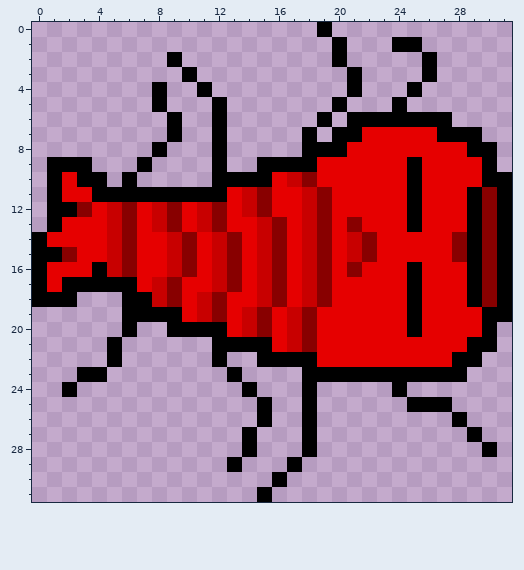
One commit to this pixel-art sprite: JTD/hummer_000_003.png. That is the earlier state.
The file is 32x32 pixels.
New version:
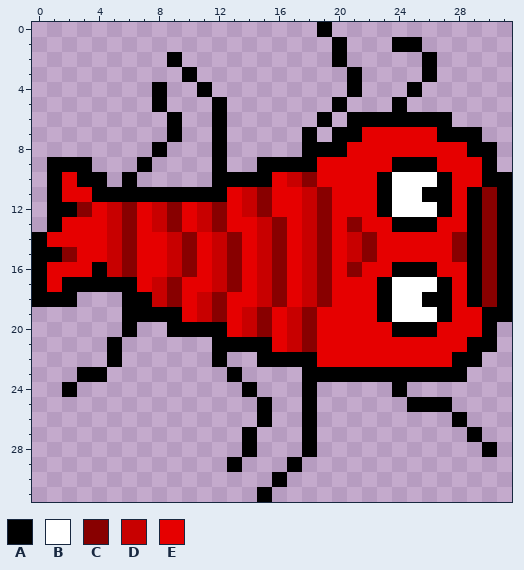
Palette (. is transparent): A #000000  B #ffffff  C #880000  D #c80000  E #e60000
Diff:
{"y":9,"x":24,"old":"E","new":"A"}
{"y":9,"x":26,"old":"E","new":"A"}
{"y":10,"x":23,"old":"EEAEE","new":"ABBBA"}
{"y":11,"x":23,"old":"EEAEE","new":"ABBAA"}
{"y":12,"x":23,"old":"EEAEE","new":"ABBBA"}
{"y":13,"x":24,"old":"E","new":"A"}
{"y":13,"x":26,"old":"E","new":"A"}
{"y":16,"x":24,"old":"E","new":"A"}
{"y":16,"x":26,"old":"E","new":"A"}
{"y":17,"x":23,"old":"EEAEE","new":"ABBBA"}
{"y":18,"x":23,"old":"EEAEE","new":"ABBAA"}
{"y":19,"x":23,"old":"EEAEE","new":"ABBBA"}
{"y":20,"x":24,"old":"E","new":"A"}
{"y":20,"x":26,"old":"E","new":"A"}
{"label":"changed","picture_box":[377,157,452,337]}
